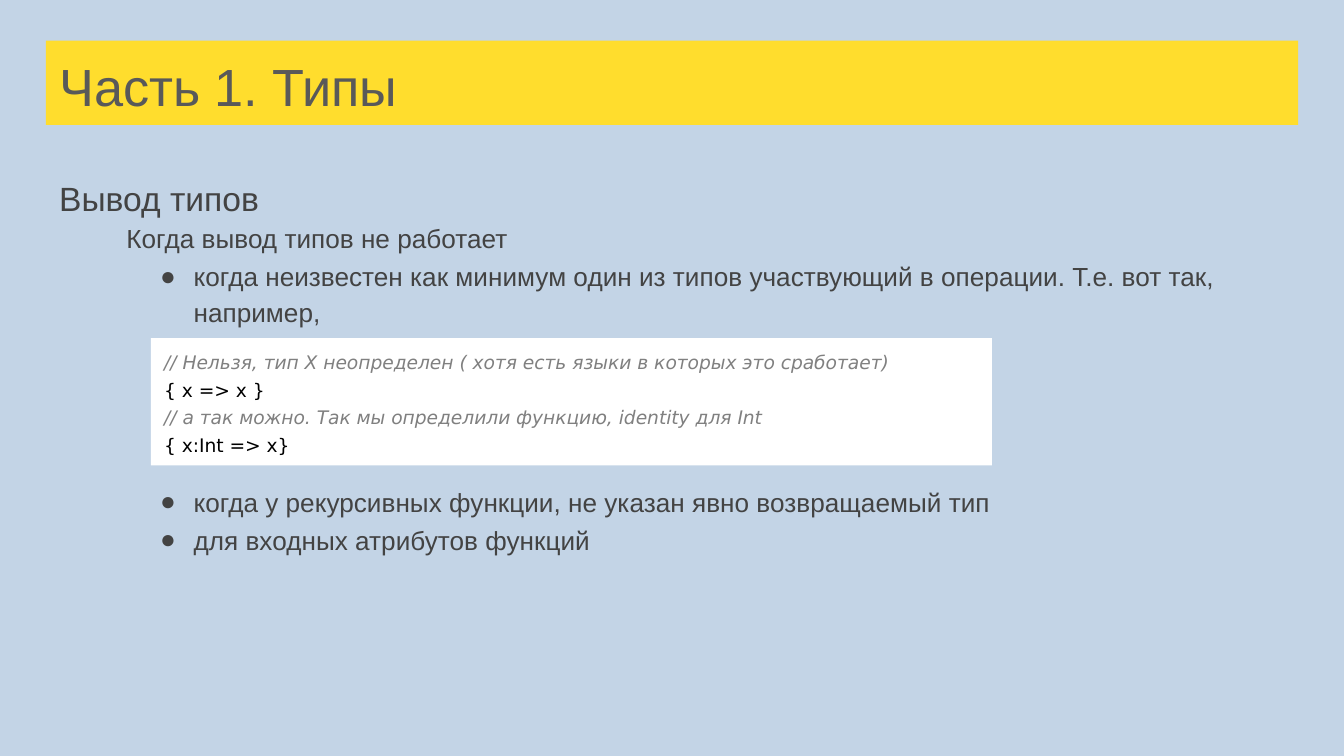
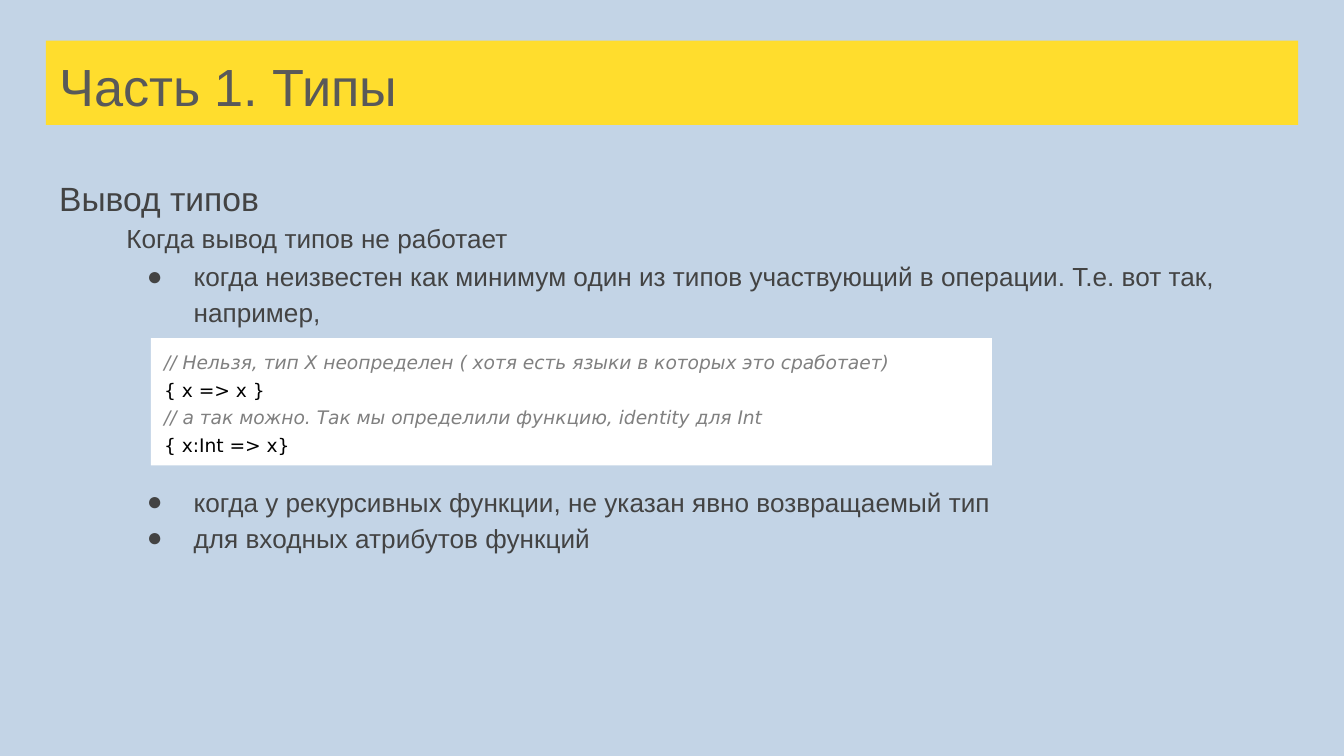
Before and after one commit to sergeypopov83/Scala-complete-course, a slide deck: slide 16 of src/main/resources/lectures/Лекции Scala для ФинТехКафедры.pptx. Drawn at 1344x756 pixels with LibreOffice and Linux fonts; fonts in the diff are those of the drawing. Boxes give left, top, right and bottom in pixels: in the first picture for what was removed or moved away, otherwise in the second. Text is boxed around its words. In the diff, an @@ line names an element or a change of style, - is before the commit and + after.

```diff
--- a/src/main/resources/lectures/Лекции Scala для ФинТехКафедры.pptx
+++ b/src/main/resources/lectures/Лекции Scala для ФинТехКафедры.pptx
@@ text at <box>126,229,1214,554</box>: less space between paragraphs; indent changed @@
```
Also in this commit, not shown: 145 other slides changed, 63 slides added, 2 slides removed, 1 other file.
